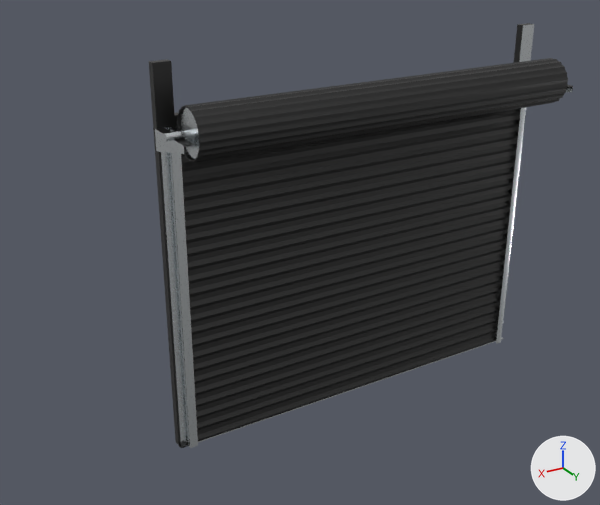
One commit to the glTF model public/models/doors/Heavy Duty Roll Up Door 120in x 76in - 128in x 78in.glb: the scene before it, then after it.
Both versions are drawn from a 50 mm camera at (4.17, 4.04, 3.09) aimed at (1.82, 0.12, 1.13). Arrows for +X, +Y and +Z are at lower right; the lights stay in place. Where no turn or scale is listed for an object, it has been applied to the vertices. Vertices at the same position are counted once.

Objects in the first picture: 'Heavy Duty Roll Up Door 120in x 76in - 128in x 78in'.
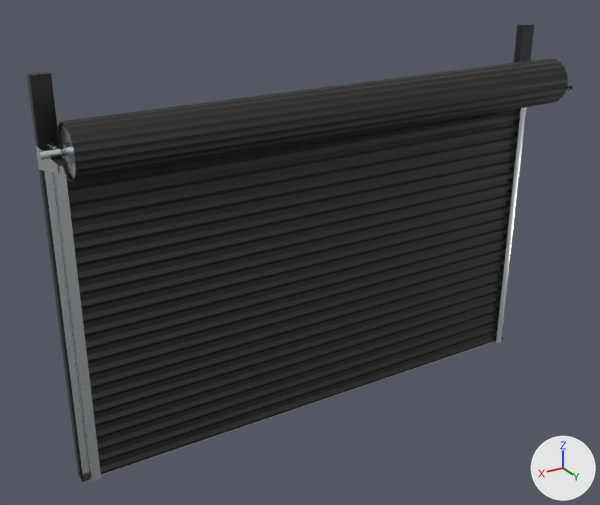
Location of each change, (x1, y1, x2, y2) in pixels of the pictures (600 x 505 px; the box of a moved part takes in the faces that stretch with it):
'Heavy Duty Roll Up Door 120in x 76in - 128in x 78in', reshaped, moved (29% wider, 8% taller): before (149, 23, 573, 448); after (27, 23, 573, 482)
part 1 of me_heavy_duty_roll_up_door_120in_x_76in___128in_x_78in, moved or reshaped: before (165, 23, 534, 442); after (39, 23, 534, 475)
part 2 of me_heavy_duty_roll_up_door_120in_x_76in___128in_x_78in, recoloured: (493, 24, 534, 342) in both

Diff of the bpy script that builds the scene:
```diff
--- a/public/models/doors/Heavy Duty Roll Up Door 120in x 76in - 128in x 78in.glb.py
+++ b/public/models/doors/Heavy Duty Roll Up Door 120in x 76in - 128in x 78in.glb.py
@@ me_heavy_duty_roll_up_door_120in_x_76in___128in_x_78in @@
 # used by ob_heavy_duty_roll_up_door_120in_x_76in___128in_x_78in; location = (4.018, -3.235, 1.577)
-me_heavy_duty_roll_up_door_120in_x_76in___128in_x_78in.from_pydata(...)  # 804 vertices, 1578 faces; spans x -4.08..-1.32, y 3.23..3.68, z -1.58..0.74
+me_heavy_duty_roll_up_door_120in_x_76in___128in_x_78in.from_pydata(...)  # 804 vertices, 1578 faces; spans x -4.69..-1.32, y 3.23..3.68, z -1.58..0.74
+# me_heavy_duty_roll_up_door_120in_x_76in___128in_x_78in part 1: 330 vertices moved from x -4.08..-3.92, y 3.23..3.68, z -1.58..0.74 to x -4.69..-4.53, y 3.23..3.68, z -1.58..0.74
+# me_heavy_duty_roll_up_door_120in_x_76in___128in_x_78in part 2: 30 faces spanning x -4.63..-4.53, y 3.23..3.32, z -1.58..0.74 switch from mat_metal_01 (white #e5eaec) to mat_metal_02 (dark grey #4c4c4c)
@@ ob_heavy_duty_roll_up_door_120in_x_76in___128in_x_78in @@
 ob_heavy_duty_roll_up_door_120in_x_76in___128in_x_78in = bpy.data.objects.new('Heavy Duty Roll Up Door 120in x 76in - 128in x 78in', me_heavy_duty_roll_up_door_120in_x_76in___128in_x_78in)
-ob_heavy_duty_roll_up_door_120in_x_76in___128in_x_78in.location = (4.018, -3.235, 1.577)
+ob_heavy_duty_roll_up_door_120in_x_76in___128in_x_78in.location = (4.628, -3.235, 1.577)
```
